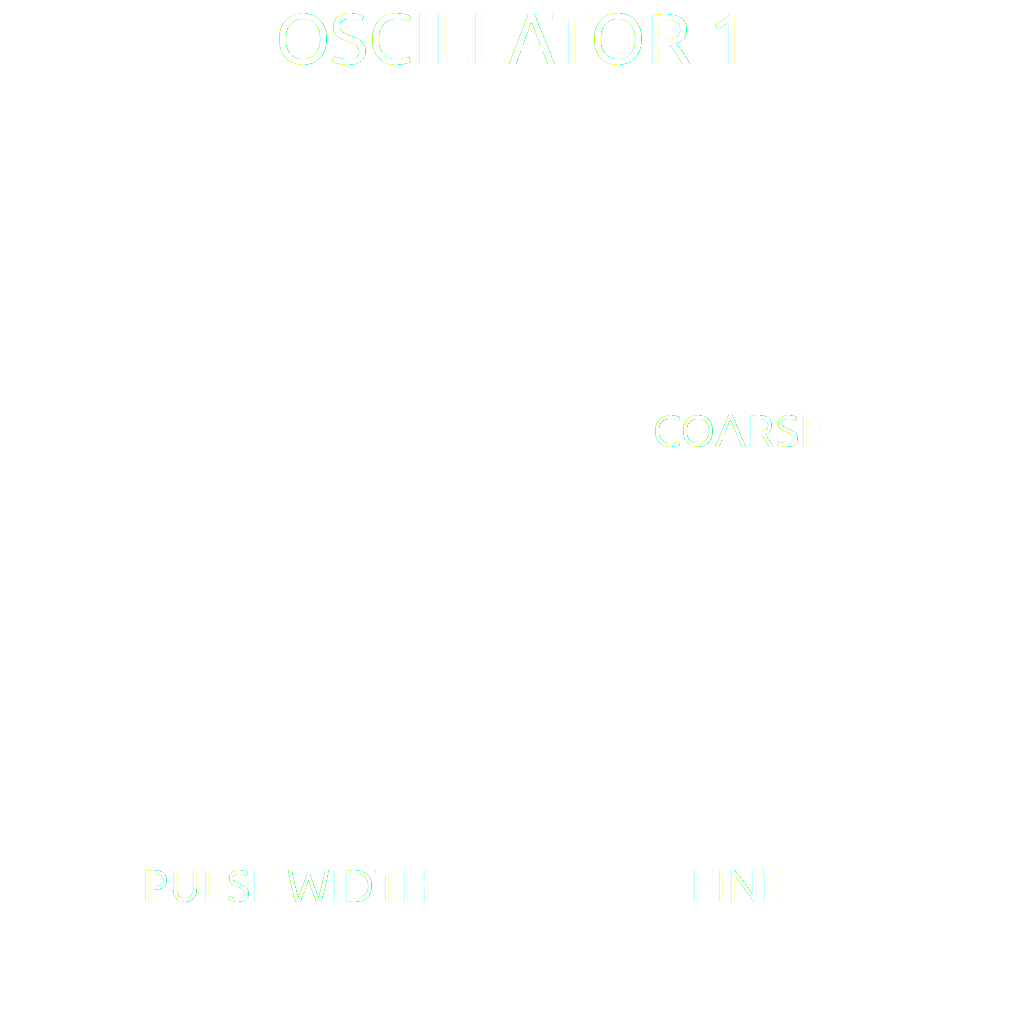
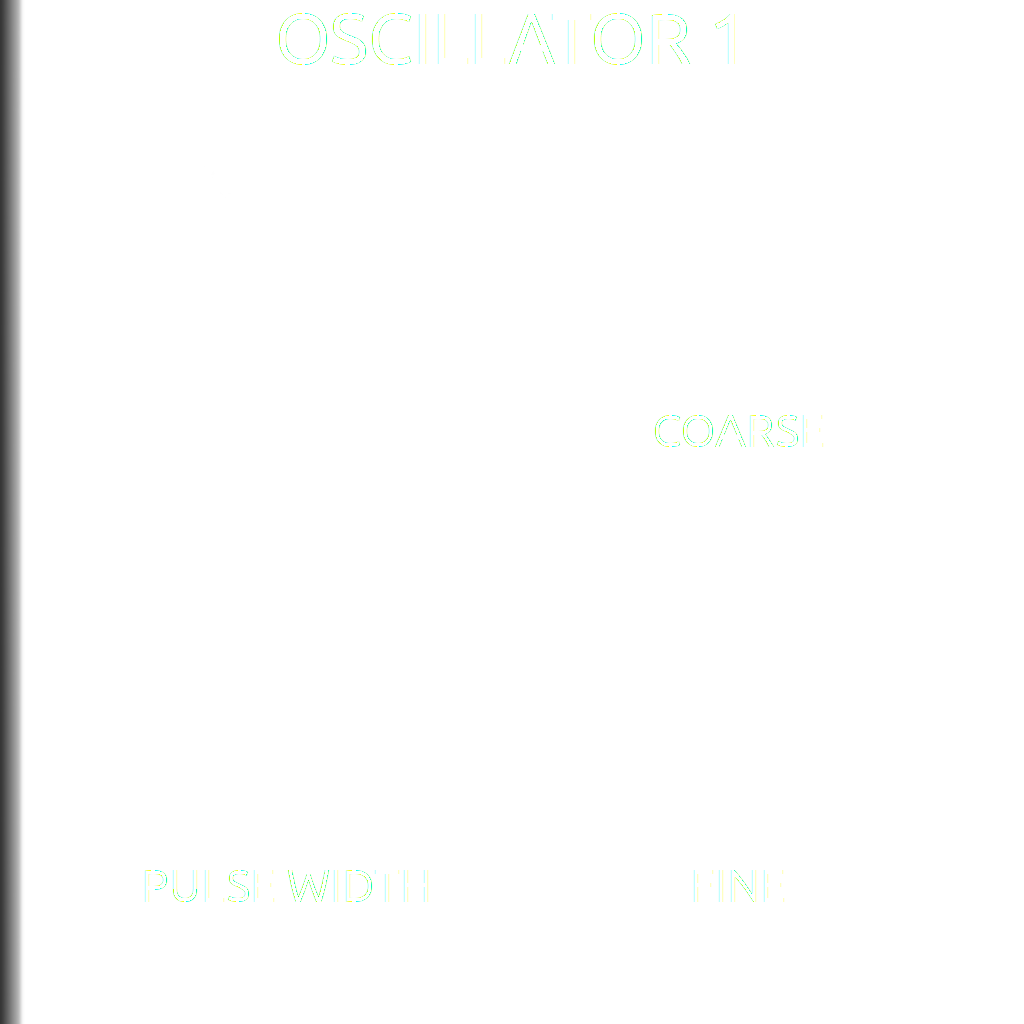
The second (1024, 1024) image is a revision of the first. Changes to its layers:
added layer "Ebene #6" (80%) above "Eingefügte Ebene #3" over [0, 0, 24, 1024]
